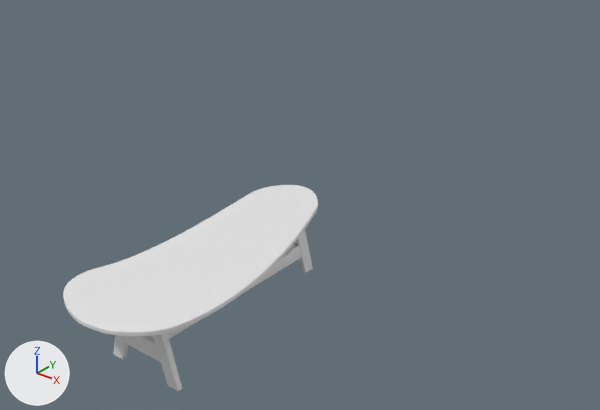
Renders of the FBX model Projektarbeit/Assets/FBX/BoysRoomAssets/BoysRoomAssets.fbx from each side of a commit.
Before and after are seen from a 50 mm camera at (-7.36, -1.4, 2.69) aimed at (-9.6, 1.41, 0.95). The axes (+X, +Y, +Z) are drawn at lower left. The lights are the same throughout. Mesh edges are drawn as thin lines on the coarser meshes. Where no turn or scale is listed for an object, it has been applied to the vertices.

The older version as bpy lines, for what is in view:
```python
me_mesh = bpy.data.meshes.new('Mesh')
me_mesh.from_pydata(...)  # 978 vertices, 1100 faces; spans x -1.13..-0.36, y -0.82..1.0, z -1.52..-1.08
ob_table = bpy.data.objects.new('Table', me_mesh)
ob_table.location = (-9.404, 1.322, 1.599)
```
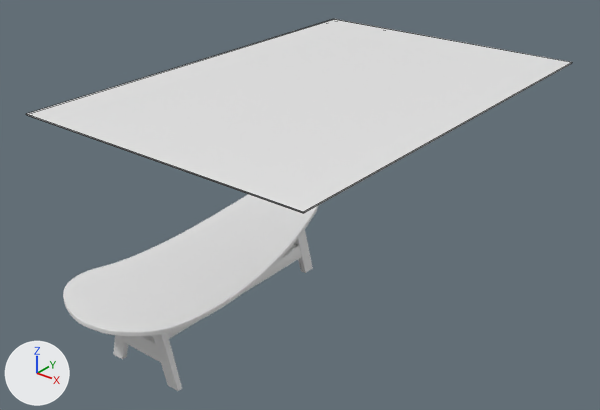
Pixel boxes [x1, y1, x2, y2] of what changed, in the pictures (600 x 410 px):
'Carpet', added
    after: [26, 19, 572, 213]

Patch to the scene script:
```diff
--- a/Projektarbeit/Assets/FBX/BoysRoomAssets/BoysRoomAssets.fbx.py
+++ b/Projektarbeit/Assets/FBX/BoysRoomAssets/BoysRoomAssets.fbx.py
@@ me_mesh_1 @@
+me_mesh_1.from_pydata([(-0.68, -1.0, 0.0), (-0.68, 1.0, 0.0), (0.68, -1.0, 0.0), (-0.68, 1.0, 0.0), (0.68, 1.0, 0.0), (0.68, 1.0, 0.0), (-0.68, 1.0, 0.0), (0.68, 1.0, 0.0), (-0.68, -1.0, 0.0), (-0.68, 1.0, 0.0), (0.68, 1.0, 0.0), (0.68, -1.0, 0.0), (-0.68, -1.0, 0.01), (-0.68, -1.0, 0.0), (0.68, -1.0, 0.01), (0.68, -1.0, 0.0)], [], [(2, 15, 13, 0), (4, 5, 15, 2), (6, 1, 5, 4), (0, 13, 1, 6), (14, 7, 3, 12), (6, 9, 8, 0), (4, 10, 9, 6), (2, 11, 10, 4), (0, 8, 11, 2), (13, 15, 14, 12), (15, 5, 7, 14), (5, 1, 3, 7), (1, 13, 12, 3)])
@@ ob_carpet @@
+ob_carpet = bpy.data.objects.new('Carpet', me_mesh_1)
+ob_carpet.location = (-9.404, 1.322, 1.599)
```
